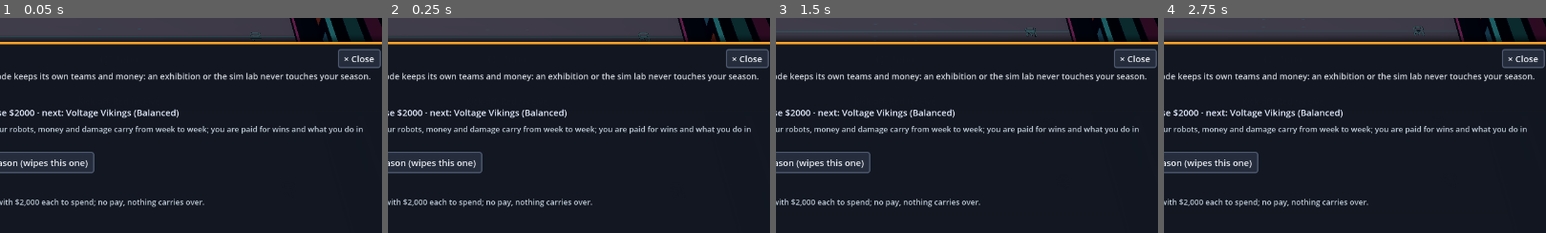
Above: before the commit, frames 1-4 (left to right).
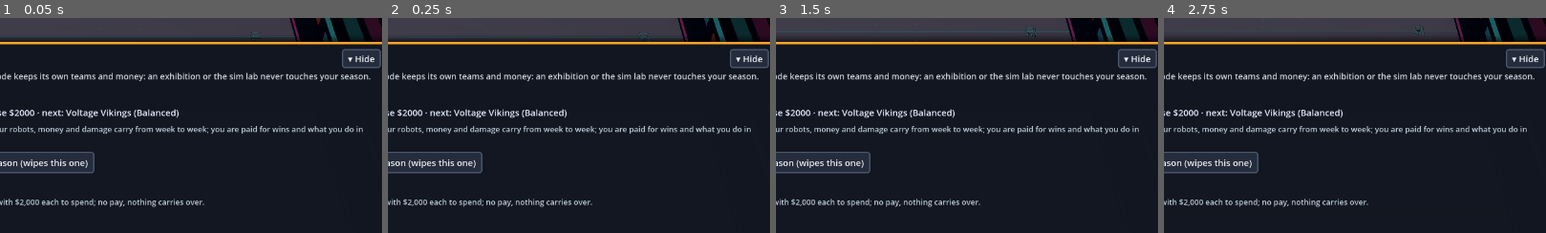
Above: after the commit, the same moments.

Repository: nathandunn/gridiron-career
Game: Godot game, scene res://scenes/Main.tscn
The game is run twice, just before and just after one commit, with the same random seed, the same clock (stepped at 60 frames per second) and the same inputs.
Inputs:
- Up to frame 1 (0.05 s): no input
- Up to frame 2 (0.25 s): no input
- Up to frame 3 (1.5 s): click "Teams" at 0.5 s; click "Roster" at 1.25 s
- Up to frame 4 (2.75 s): click "Box score" at 2 s
The pictures show only the part of the screen within x 34-84%, y 0-50%; the shares and areas given below are measured in that part.

The runs differ from the first frame. In frame 1, 0.3% of the frame differs, in the area x 88-98%, y 14-24%; in frame 2, 0.3%; in frame 3, 0.3%; in frame 4, 0.3%.
Error in both runs: Out of bounds get index '0' (on base: 'Array') (res://scripts/team.gd:16)

Commit message:
Panels name where Close goes (Back to Roster, Back to Game setup), Hide on panels the game waits on, and a breadcrumb trail from the second level down
Co-Authored-By: Claude Opus 5.5 <noreply@anthropic.com>
Claude-Session: https://claude.ai/code/session_01HmE9FLbeVRN99oMBHaGgc2

Diff:
--- a/scripts/hud.gd
+++ b/scripts/hud.gd
@@ -431,6 +431,58 @@
 
 
 var _back := Callable()      # where Close goes back to (a box score opened from another panel)
+## The trail of panels to this one (titles, shortened): shown under the title from the second
+## level down, and what "Back to ..." names.
+var _crumbs: Array = []
+var _prev_crumbs: Array = []
+var _close_btn: Button = null
+var _crumb_lbl: Label = null
+var _cur_title := ""
+
+
+## A panel title as a short crumb: "Roster · Red Rivets · purse $190" -> "Roster".
+static func _crumb(title: String) -> String:
+	if title.begins_with("Teams") or title.begins_with("New game: set up") or title.begins_with("Sim lab: schemes"):
+		return "Teams" if title.begins_with("Teams") else "Game setup"
+	if title.begins_with("Week ") or title.begins_with("Championship") or title.begins_with("Season over") or title.begins_with("Exhibition:"):
+		return "Game setup"
+	var c := title.get_slice(" · ", 0).get_slice(": ", 0)
+	return c if c.length() <= 26 else c.substr(0, 24) + "…"
+
+
+## After a panel is built (and its caller has set _back): name where Close goes, and the trail.
+func _refresh_nav() -> void:
+	if _close_btn == null or not is_instance_valid(_close_btn):
+		return
+	var me := _crumb(_cur_title)
+	if _back.is_valid():
+		var at := -1
+		for i in _prev_crumbs.size():
+			if _prev_crumbs[i] == me:
+				at = i
+				break
+		_crumbs = _prev_crumbs.slice(0, at + 1) if at >= 0 else _prev_crumbs + [me]
+		if _crumbs.is_empty() or _crumbs[-1] != me:
+			_crumbs.append(me)
+	else:
+		_crumbs = [me]
+	if _back.is_valid() and _crumbs.size() >= 2:
+		_close_btn.text = "← Back to %s" % _crumbs[-2]
+	elif _back.is_valid():
+		_close_btn.text = "← Back"
+	elif main != null and main._phase in ["picking", "special", "qbreak", "injury", "pregame"]:
+		_close_btn.text = "▾ Hide"     # the game waits on this panel: Resume brings it back
+	else:
+		_close_btn.text = "× Close"
+	if _crumb_lbl != null and is_instance_valid(_crumb_lbl):
+		_crumb_lbl.text = "  ›  ".join(_crumbs)
+		_crumb_lbl.visible = _crumbs.size() >= 2
+	for b in _back_buttons:
+		if is_instance_valid(b):
+			b.text = _close_btn.text if _back.is_valid() else b.text
+
+
+var _back_buttons: Array = []   # extra "Back" buttons on a panel that should read like Close
 var slips: Array = []        # the last game's pay slips, for the final box score
 var season_lines: Array = [] # the week's other results, next opponent, champion
 
@@ -441,6 +493,8 @@
 	_overlay = null
 	Ux.panel("field")
 	main.overlay_changed(false)
+	if not (follow_back and _back.is_valid()):
+		_crumbs = []           # back to the field: the trail starts again
 	if follow_back and _back.is_valid():
 		var b := _back
 		_back = Callable()
@@ -449,9 +503,12 @@
 
 ## A panel over the field: returns its content box.
 func _open(title: String) -> VBoxContainer:
+	_prev_crumbs = _crumbs.duplicate() if any_overlay() or not _crumbs.is_empty() else []
 	close_overlay(false)
 	Ux.panel(title)
 	_back = Callable()
+	_cur_title = title
+	_back_buttons = []
 	var dim := ColorRect.new()
 	dim.color = Color(0, 0, 0, 0.55)
 	dim.set_anchors_preset(Control.PRESET_FULL_RECT)
@@ -471,7 +528,12 @@
 	var tl := _label(title, fs + 4, MAGENTA)
 	tl.size_flags_horizontal = Control.SIZE_EXPAND_FILL
 	head.add_child(tl)
-	head.add_child(_button("× Close", func(): close_overlay()))
+	_close_btn = _button("× Close", func(): close_overlay())
+	head.add_child(_close_btn)
+	_crumb_lbl = _label("", fs - 3, Color(0.65, 0.72, 0.82))
+	_crumb_lbl.visible = false
+	outer.add_child(_crumb_lbl)
+	_refresh_nav.call_deferred()
 	var sc := DragScroll.new()
 	sc.size_flags_vertical = Control.SIZE_EXPAND_FILL
 	outer.add_child(sc)
@@ -1209,8 +1271,9 @@
 	var box := _open(title)
 	_back = back
 	if back.is_valid():
-		var bk := _button("Back", func(): close_overlay())
+		var bk := _button("← Back", func(): close_overlay())
 		box.add_child(bk)
+		_back_buttons.append(bk)
 	if mode == "final":
 		var w := g.winner()
 		box.add_child(_label("Tie game" if w < 0 else "%s win" % names[w], fs + 3, MAGENTA))
@@ -2038,7 +2101,7 @@
 			row2.add_child(b2)
 	var back := HFlowContainer.new()
 	box.add_child(back)
-	back.add_child(_button("Back to the roster", func():
+	back.add_child(_button("← Back to Roster", func():
 		if _back.is_valid():
 			close_overlay()
 		else:
--- a/scripts/main.gd
+++ b/scripts/main.gd
@@ -129,6 +129,20 @@
 				c3.current = true
 			"kickoff": new_game(true)
 			"menu": show_menu()
+			"nav3":
+				# Teams -> Roster -> a robot: the trail and the Back labels
+				hud.open_teams()
+				for step in ["Roster, swaps and upgrades", "#"]:
+					await get_tree().create_timer(0.4).timeout
+					var hit: Button = null
+					var st2: Array = [hud]
+					while not st2.is_empty() and hit == null:
+						var nd2: Node = st2.pop_back()
+						if nd2 is Button and (nd2 as Button).text.begins_with(step) and (step != "#" or (nd2 as Button).text.find("OVR") >= 0):
+							hit = nd2
+						st2.append_array(nd2.get_children())
+					if hit != null:
+						hit.pressed.emit()
 			"navtest":
 				hud.open_roster(0)
 				await get_tree().create_timer(0.5).timeout
